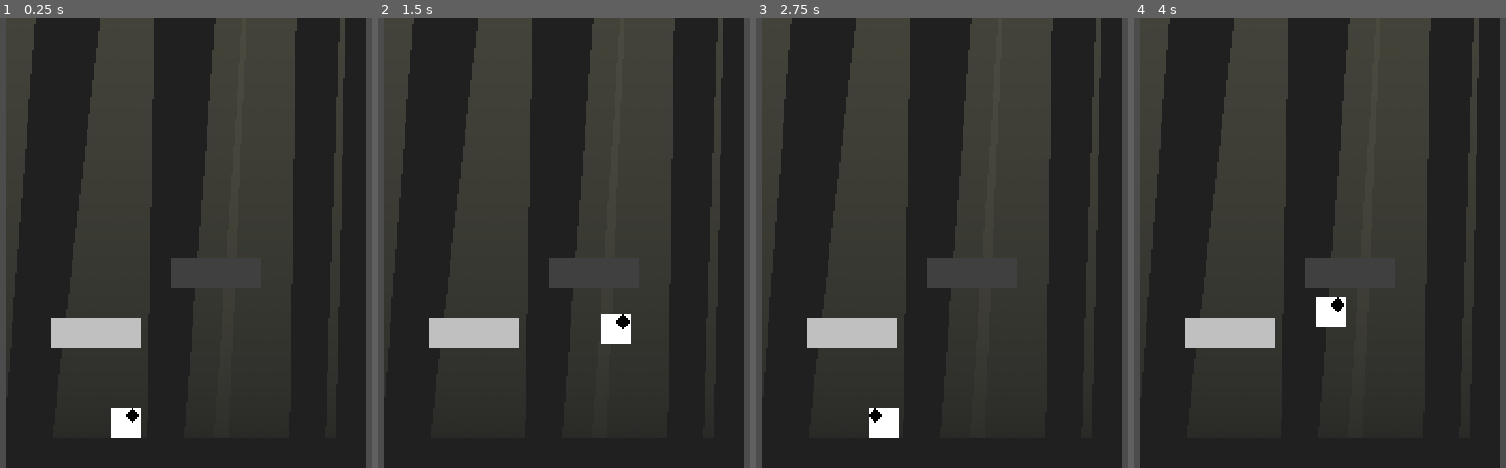
Above: before the commit, frames 1-4 (left to right).
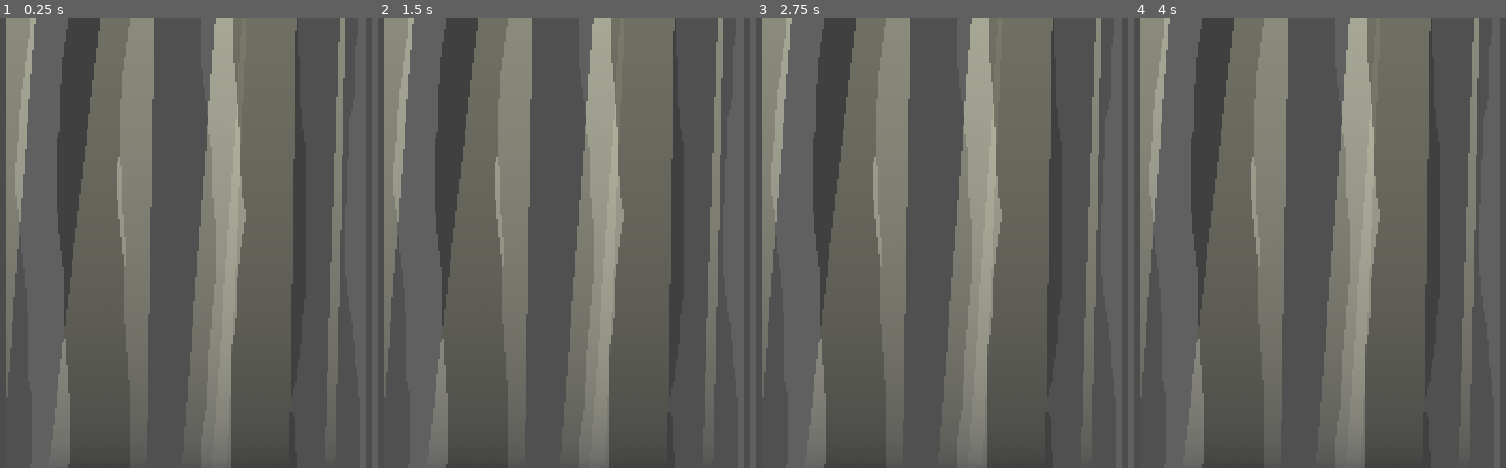
Above: after the commit, the same moments.

Repository: zhyrin0/the-climb
Game: Godot game, scene res://src/main/main.tscn
The game is run twice, just before and just after one commit, with the same random seed, the same clock (stepped at 60 frames per second) and the same inputs.
Inputs (mouse positions are in pixels of both pictures, inside the frame that each line leads up to):
- Up to frame 1 (0.25 s): no input
- Up to frame 2 (1.5 s): tap Enter at 0.5 s; move the mouse to (738, 220) at 0.52 s; hold D (move_right) 0.53-1.25 s; hold S (move_fall) 0.53-1.25 s; click (738, 220) at 0.67 s; tap W (move_jump) at 0.77 s; drag from (404, 265) to (523, 333) at 1.27 s
- Up to frame 3 (2.75 s): tap Space at 2 s; move the mouse to (1023, 144) at 2.02 s; hold A (move_left) from 2.03 s (still down); hold S (move_fall) from 2.03 s (still down)
- Up to frame 4 (4 s): release A (move_left) at 2.75 s; release S (move_fall) at 2.75 s; drag from (1279, 333) to (outside the picture) at 2.77 s; tap Enter at 3.5 s; move the mouse to (outside the picture) at 3.52 s; hold D (move_right) from 3.53 s (still down); hold S (move_fall) from 3.53 s (still down); tap W (move_jump) at 3.77 s

The runs differ from the first frame. In frame 1, 96% of the frame differs, in the area x 1-99%, y 0-100%; in frame 2, 96%; in frame 3, 96%; in frame 4, 96%.

Commit message:
Add world background layers, reorganize world scene

Diff:
--- a/src/world/world.tscn
+++ b/src/world/world.tscn
@@ -1,14 +1,14 @@
-[gd_scene load_steps=8 format=2]
+[gd_scene load_steps=11 format=2]
 
 [ext_resource path="res://src/platform/platform.tscn" type="PackedScene" id=1]
 [ext_resource path="res://src/player/player.tscn" type="PackedScene" id=2]
 [ext_resource path="res://src/world/assets/sunrays.png" type="Texture" id=3]
+[ext_resource path="res://src/world/assets/root_layer_3.png" type="Texture" id=4]
+[ext_resource path="res://src/world/assets/root_layer_1.png" type="Texture" id=5]
+[ext_resource path="res://src/world/assets/root_layer_2.png" type="Texture" id=6]
 
-[sub_resource type="RectangleShape2D" id=1]
-extents = Vector2( 4, 120 )
-
-[sub_resource type="RectangleShape2D" id=2]
-extents = Vector2( 4, 120 )
+[sub_resource type="RectangleShape2D" id=5]
+extents = Vector2( 4, 248 )
 
 [sub_resource type="RectangleShape2D" id=3]
 extents = Vector2( 96, 8 )
@@ -18,66 +18,95 @@
 
 [node name="World" type="Node2D"]
 
-[node name="Background" type="Polygon2D" parent="."]
-light_mask = 2
-color = Color( 0.12549, 0.12549, 0.12549, 1 )
-polygon = PoolVector2Array( 0, 0, 192, 0, 192, 224, 0, 224 )
-__meta__ = {
-"_edit_lock_": true
-}
+[node name="Background" type="ParallaxBackground" parent="."]
+layer = -1
 
-[node name="BarrierLeft" type="StaticBody2D" parent="."]
-collision_layer = 2
-collision_mask = 0
-__meta__ = {
-"_edit_lock_": true
-}
-
-[node name="CollisionShape2D" type="CollisionShape2D" parent="BarrierLeft"]
-position = Vector2( -4, 120 )
-shape = SubResource( 1 )
-
-[node name="BarrierRight" type="StaticBody2D" parent="."]
-collision_layer = 2
-collision_mask = 0
-__meta__ = {
-"_edit_lock_": true
-}
-
-[node name="CollisionShape2D" type="CollisionShape2D" parent="BarrierRight"]
-position = Vector2( 196, 120 )
-shape = SubResource( 2 )
-
-[node name="Bounds" type="Node2D" parent="."]
+[node name="Layer1" type="ParallaxLayer" parent="Background"]
+motion_scale = Vector2( 1, 0.3 )
+motion_mirroring = Vector2( 0, 240 )
 __meta__ = {
 "_edit_group_": true,
 "_edit_lock_": true
 }
 
-[node name="TopLeft" type="Position2D" parent="Bounds"]
+[node name="Sprite" type="Sprite" parent="Background/Layer1"]
+light_mask = 2
+texture = ExtResource( 5 )
+centered = false
+
+[node name="Layer2" type="ParallaxLayer" parent="Background"]
+motion_scale = Vector2( 1, 0.45 )
+motion_mirroring = Vector2( 0, 240 )
+__meta__ = {
+"_edit_group_": true,
+"_edit_lock_": true
+}
+
+[node name="Sprite" type="Sprite" parent="Background/Layer2"]
+light_mask = 2
+texture = ExtResource( 6 )
+centered = false
+
+[node name="Layer3" type="ParallaxLayer" parent="Background"]
+motion_scale = Vector2( 1, 0.6 )
+motion_mirroring = Vector2( 0, 240 )
+__meta__ = {
+"_edit_group_": true,
+"_edit_lock_": true
+}
+
+[node name="Sprite" type="Sprite" parent="Background/Layer3"]
+light_mask = 2
+texture = ExtResource( 4 )
+centered = false
+
+[node name="Technical" type="Node2D" parent="."]
+
+[node name="BarrierLeft" type="StaticBody2D" parent="Technical"]
+position = Vector2( -8, 0 )
+collision_layer = 2
+collision_mask = 0
+__meta__ = {
+"_edit_group_": true,
+"_edit_lock_": true
+}
+
+[node name="CollisionShape2D" type="CollisionShape2D" parent="Technical/BarrierLeft"]
+position = Vector2( 4, 248 )
+shape = SubResource( 5 )
+
+[node name="BarrierRight" type="StaticBody2D" parent="Technical"]
+position = Vector2( 192, 0 )
+collision_layer = 2
+collision_mask = 0
+__meta__ = {
+"_edit_group_": true,
+"_edit_lock_": true
+}
+
+[node name="CollisionShape2D" type="CollisionShape2D" parent="Technical/BarrierRight"]
+position = Vector2( 4, 248 )
+shape = SubResource( 5 )
+
+[node name="Bounds" type="Node2D" parent="Technical"]
+__meta__ = {
+"_edit_group_": true,
+"_edit_lock_": true
+}
+
+[node name="TopLeft" type="Position2D" parent="Technical/Bounds"]
 __meta__ = {
 "_gizmo_extents_": 25.0
 }
 
-[node name="BottomRight" type="Position2D" parent="Bounds"]
-position = Vector2( 192, 240 )
+[node name="BottomRight" type="Position2D" parent="Technical/Bounds"]
+position = Vector2( 192, 496 )
 __meta__ = {
 "_gizmo_extents_": 25.0
 }
 
-[node name="Sunlight" type="Light2D" parent="." groups=["light"]]
-position = Vector2( 96, -240 )
-texture = ExtResource( 3 )
-offset = Vector2( 0, 360 )
-color = Color( 1, 1, 0.752941, 1 )
-energy = 1.5
-range_item_cull_mask = 2
-__meta__ = {
-"_edit_lock_": true
-}
-
 [node name="Ground" type="StaticBody2D" parent="."]
-position = Vector2( 0, 224 )
+position = Vector2( 0, 480 )
 collision_layer = 2
 collision_mask = 0
 __meta__ = {
@@ -98,7 +127,7 @@
 }
 
 [node name="Platform1" parent="Platforms" instance=ExtResource( 1 )]
-position = Vector2( 48, 168 )
+position = Vector2( 48, 424 )
 _state = 2
 
 [node name="Polygon2D" parent="Platforms/Platform1" index="0"]
@@ -108,7 +137,7 @@
 shape = SubResource( 4 )
 
 [node name="Platform2" parent="Platforms" instance=ExtResource( 1 )]
-position = Vector2( 112, 136 )
+position = Vector2( 112, 392 )
 _state = 1
 
 [node name="Polygon2D" parent="Platforms/Platform2" index="0"]
@@ -117,8 +146,19 @@
 [node name="CollisionShape2D" parent="Platforms/Platform2" index="1"]
 shape = SubResource( 4 )
 
+[node name="Sunlight" type="Light2D" parent="." groups=["light"]]
+position = Vector2( 96, -240 )
+texture = ExtResource( 3 )
+offset = Vector2( 0, 360 )
+color = Color( 1, 1, 0.752941, 1 )
+range_layer_min = -1
+range_item_cull_mask = 2
+__meta__ = {
+"_edit_lock_": true
+}
+
 [node name="Player" parent="." instance=ExtResource( 2 )]
-position = Vector2( 64, 216 )
+position = Vector2( 96, 472 )
 
 [editable path="Platforms/Platform1"]
 [editable path="Platforms/Platform2"]
Binary file added: src/world/assets/root_layer_1.png
Not shown, added: src/world/assets/root_layer_1.png.import
Binary file added: src/world/assets/root_layer_2.png
Not shown, added: src/world/assets/root_layer_2.png.import
Binary file added: src/world/assets/root_layer_3.png
Not shown, added: src/world/assets/root_layer_3.png.import
